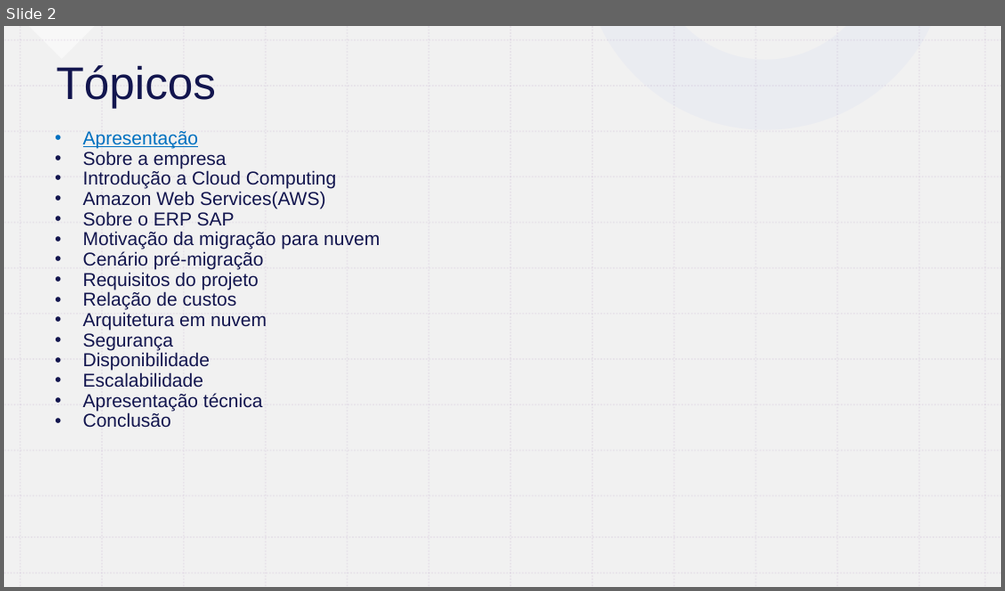
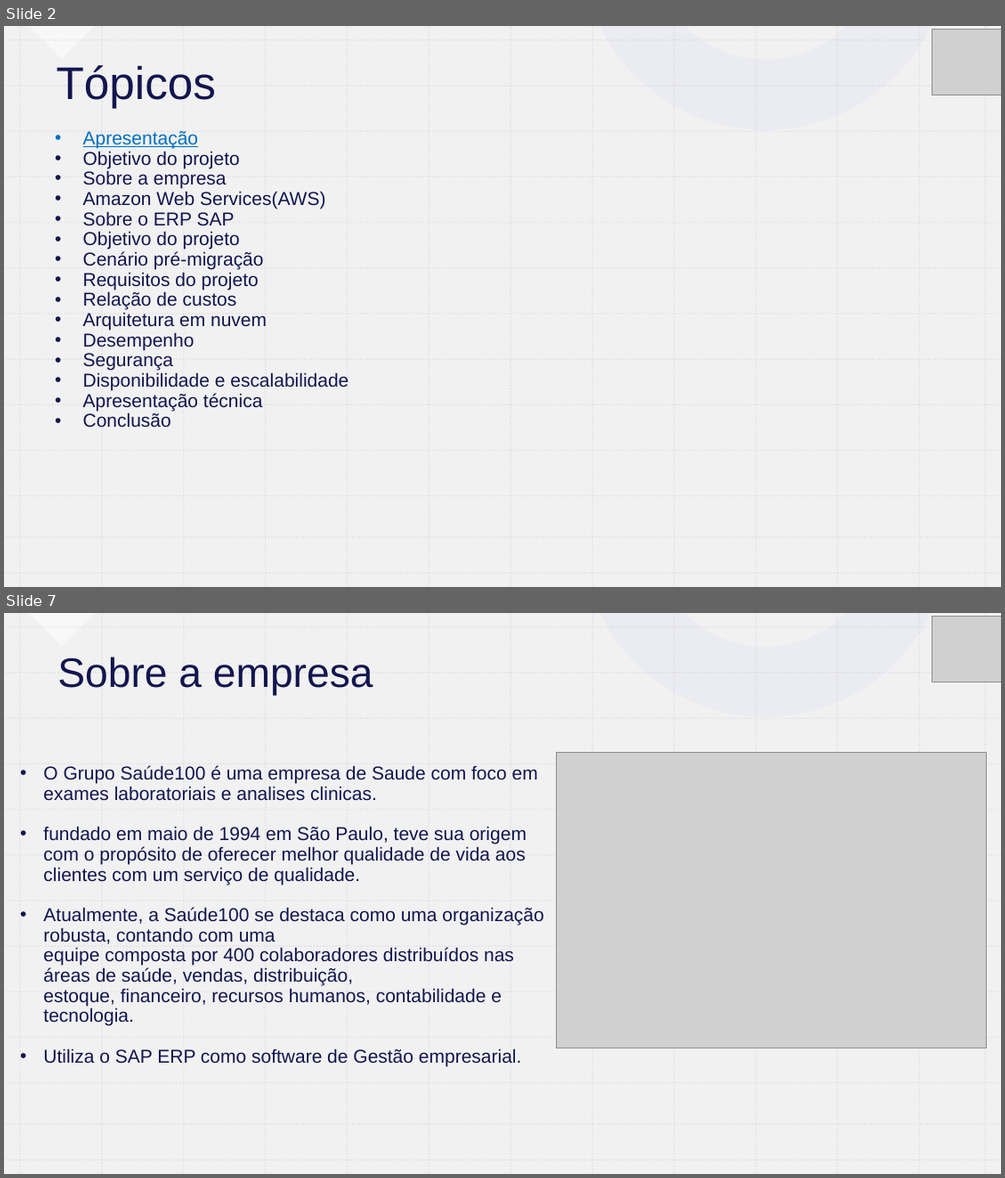
Before and after one commit to santanapuc/TCCLucas, a slide deck: Presentation.pptx. Shown one above the other, each under a label of ours: slide 2 before the commit, slides 2 and 7 after it; the slides between them are not shown. The pictures are 1005x591 and 1005x1178 pixels, drawn with LibreOffice and Linux fonts; fonts in the diff are those of the drawing; grey boxes stand for pictures. Boxes give left, top, right and bottom in pixels: in the first picture for what was removed or moved away, otherwise in the second. Text is boxed around its words. In the diff, an @@ line names an element or a change of style, - is before the commit and + after.

```diff
--- a/Presentation.pptx
+++ b/Presentation.pptx
@@ slide 7 added at <box>4,613,1001,1174</box>, background #FFFFFF; not listed: 28 template elements that a slide beside it also shows @@
@@ rectangle added at <box>4,613,1001,1174</box>, fill #7162FE @@
@@ rectangle added at <box>4,613,1001,1174</box>, fill #FFFFFF @@
@@ rectangle added at <box>4,613,1001,1174</box>, fill #EEEEEE at 80% opacity @@
@@ right triangle added at <box>29,613,95,646</box>, fill #FFFFFF at 50% opacity @@
@@ freeform shape added at <box>600,613,930,717</box>, fill #E9EBF1 at 80% opacity @@
@@ freeform shape added at <box>657,613,1001,748</box>, fill #AAA1FE at 50% opacity @@
@@ picture added at <box>932,617,1001,682</box> @@
@@ title added at <box>57,657,373,695</box>, 39.6 pt, text #12154E @@
+Sobre a empresa
@@ text added at <box>43,765,543,1066</box>, 18 pt, text #12154E @@
+• O Grupo Saúde100 é uma empresa de Saude com foco em exames laboratoriais e analises clinicas.
+• fundado em maio de 1994 em São Paulo, teve sua origem com o propósito de oferecer melhor qualidade de vida aos clientes com um serviço de qualidade.
+• Atualmente, a Saúde100 se destaca como uma organização robusta, contando com uma
+  equipe composta por 400 colaboradores distribuídos nas áreas de saúde, vendas, distribuição,
+  estoque, financeiro, recursos humanos, contabilidade e tecnologia.
+• Utiliza o SAP ERP como software de Gestão empresarial.
@@ picture added at <box>556,753,987,1048</box> @@
@@ freeform shape added at <box>4,1022,232,1174</box>, fill #220BFD at 20% opacity @@
@@ group added at <box>4,613,1001,1174</box>: 26 lines @@
@@ group added at <box>4,613,1001,1174</box>: 26 lines @@
@@ group added at <box>4,613,1001,1174</box>: 26 lines @@
@@ group added at <box>4,613,1001,1174</box>: 26 lines @@
@@ slide 2 changed as well @@
@@ picture added at <box>932,30,1001,95</box> @@
@@ text at <box>83,151,240,168</box>: paragraph added @@
+• Objetivo do projeto
@@ text at <box>83,170,336,189</box>: paragraph removed @@
-• Introdução a Cloud Computing
@@ text at <box>83,231,240,249</box>: text changed @@
-• Motivação da migração para nuvem
+• Objetivo do projeto
@@ text at <box>83,332,194,350</box>: paragraph added @@
+• Desempenho
@@ text at <box>83,372,348,391</box>: text changed @@
-• Disponibilidade
-• Escalabilidade
+• Disponibilidade e escalabilidade
```
Also in this commit, not shown: 2 other slides changed, 29 other slides added, 13 other files.
